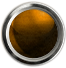
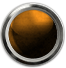
Revision of a layered (66, 68) image; what changed, layer by layer:
painted on "Metal_Ring" over (1, 2, 65, 66)
added layer "Color" (multiply) above "Old_Film_Overlay" over (5, 8, 59, 63)
painted on "Old_Film_Overlay" over (0, 1, 66, 68)
painted on "Metal_Orb" (1st of 2) over (0, 1, 66, 68)
showed "Metal_Orb" (2nd of 2), painted on it over (0, 1, 66, 68)
painted on "Layer 1" over (5, 7, 60, 63)
